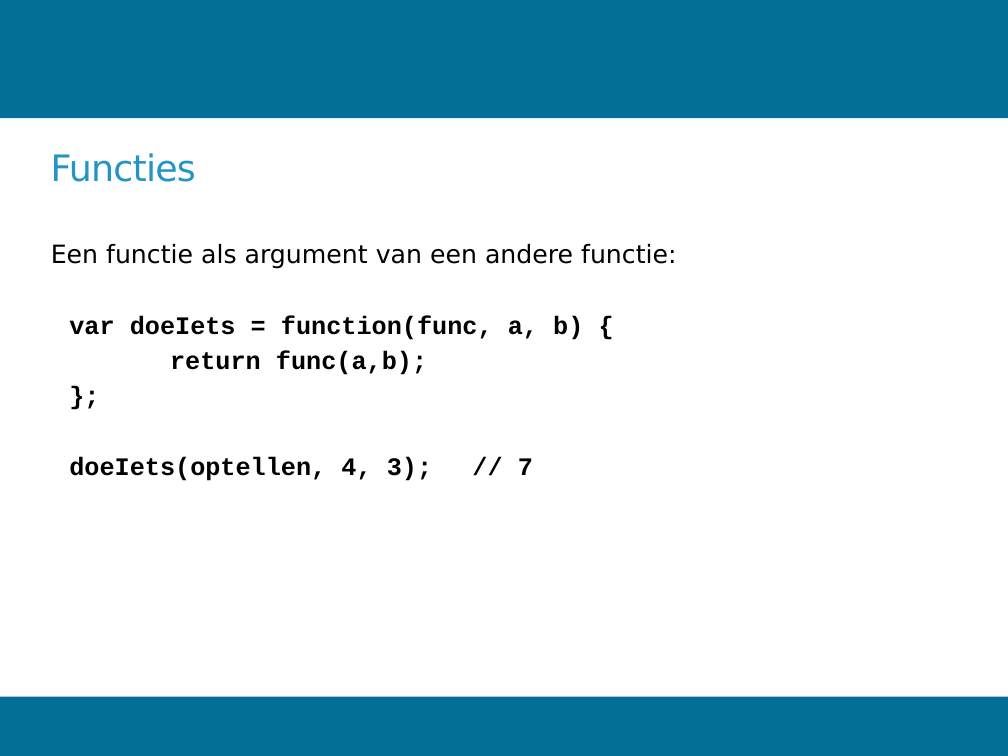
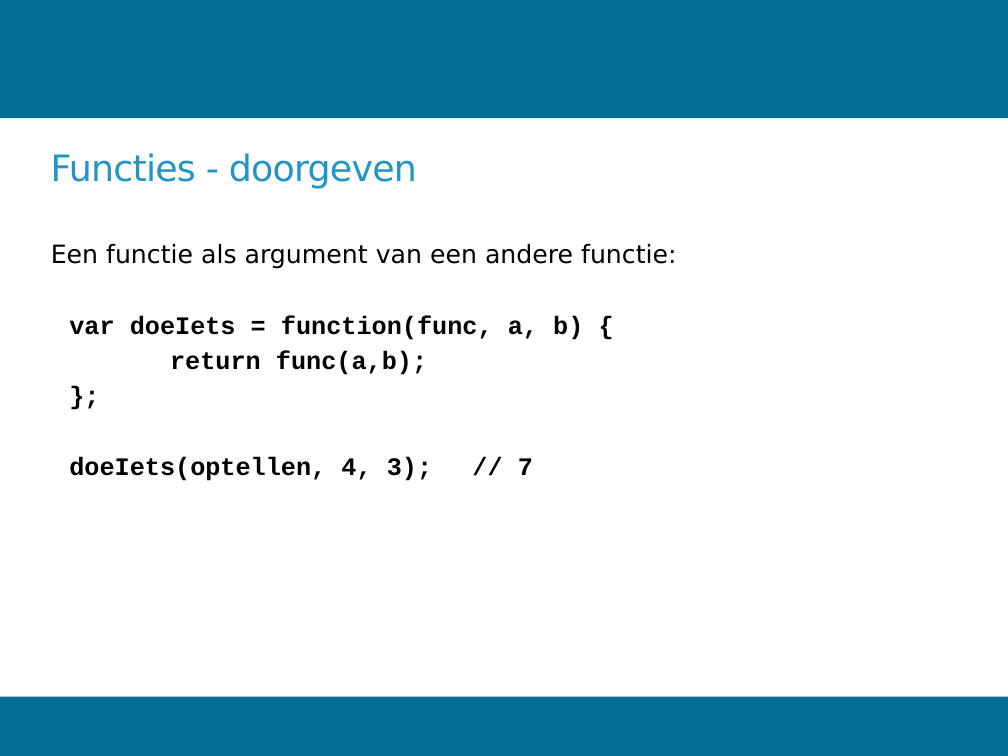
Before and after one commit to Woetjo/introAngular, a slide deck: slide 18 of introJavaScript.pptx (slide 15 before the commit). Drawn at 1008x756 pixels with LibreOffice and Linux fonts; fonts in the diff are those of the drawing; background and template pictures are left out. Boxes give left, top, right and bottom in pixels: in the first picture for what was removed or moved away, otherwise in the second. Text is boxed around its words. In the diff, an @@ line names an element or a change of style, - is before the commit and + after.

```diff
--- a/introJavaScript.pptx
+++ b/introJavaScript.pptx
@@ title at [51, 153, 417, 189]: text changed @@
-Functies
+Functies - doorgeven
```
Also in this commit, not shown: 13 other slides changed, 4 slides added, 1 other file.
